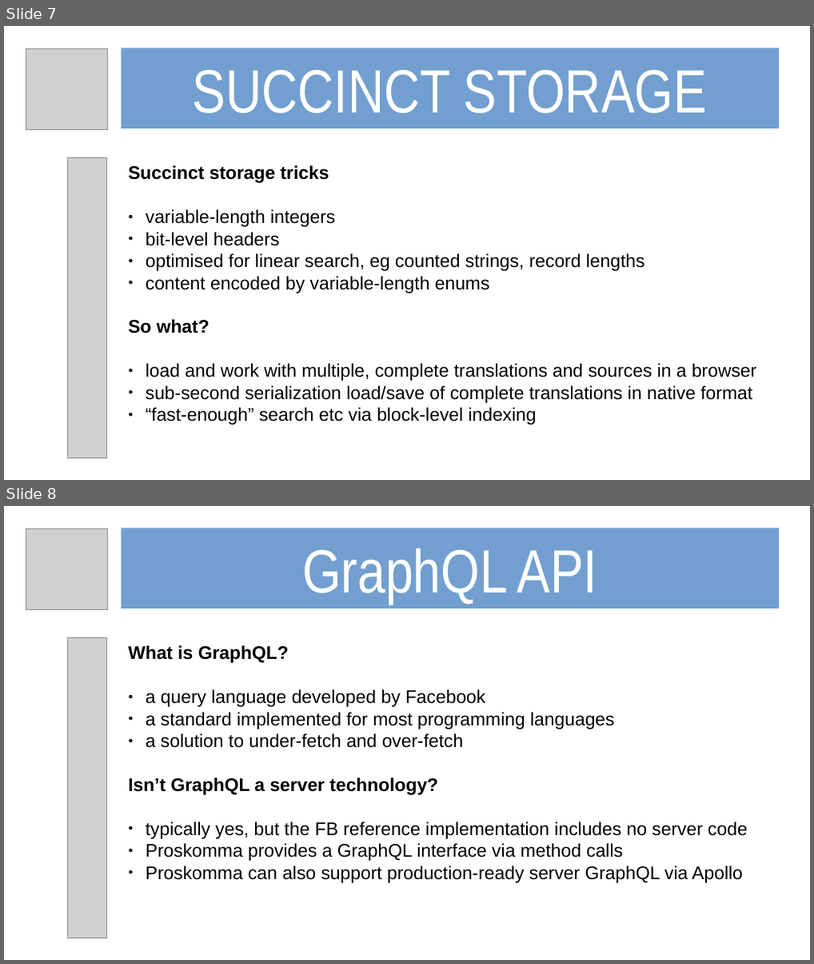
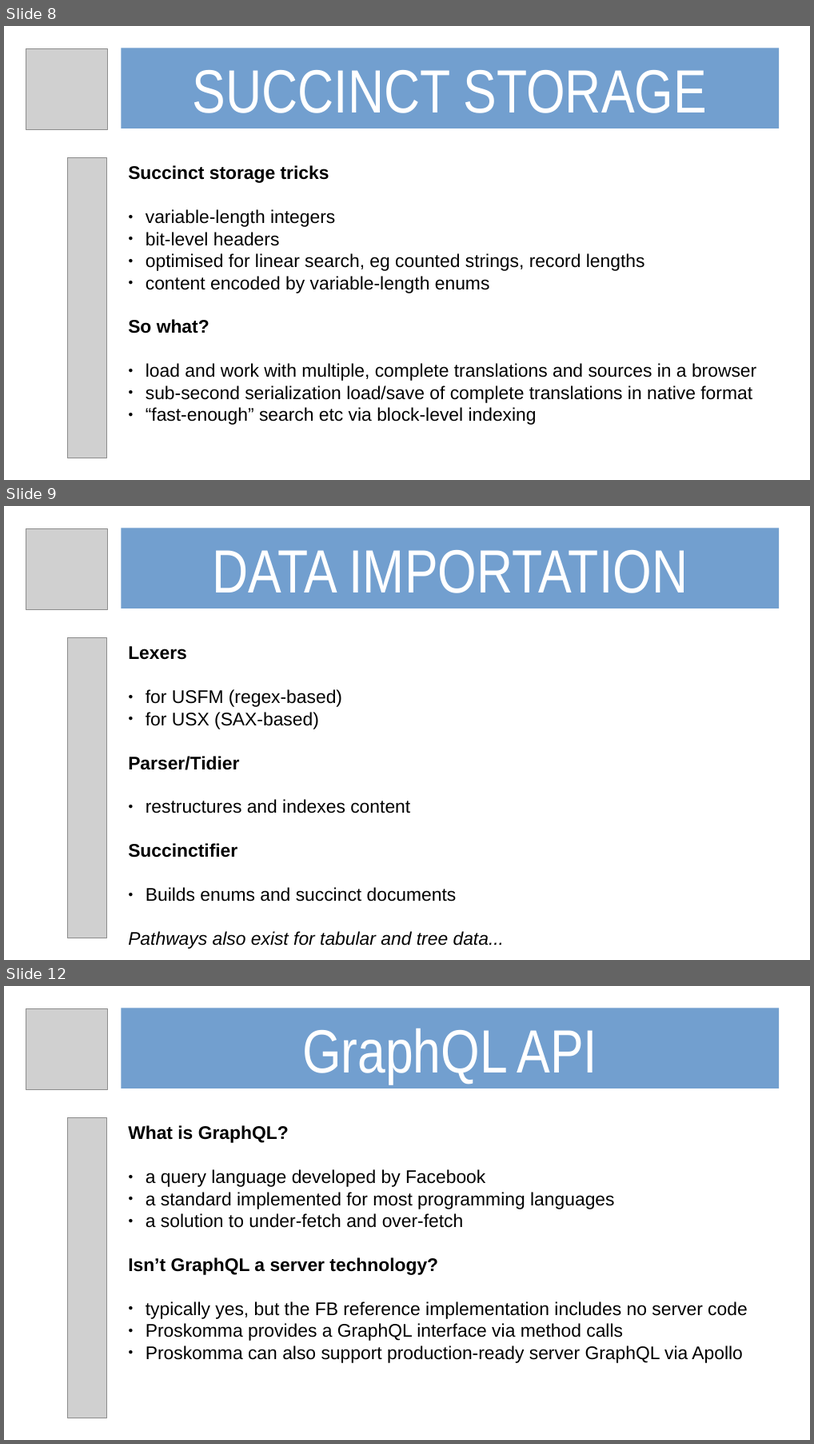
Before and after one commit to mvahowe/proskomma-js, a slide deck: docs/proskomma_101_slideshow.odp. Shown one above the other, each under a label of ours: slides 7 and 8 before the commit, slides 8, 9 and 12 after it; the slides between them are not shown. The pictures are 814x964 and 814x1444 pixels, drawn with LibreOffice and Linux fonts; fonts in the diff are those of the drawing; grey boxes stand for pictures. Boxes give left, top, right and bottom in pixels: in the first picture for what was removed or moved away, otherwise in the second. Text is boxed around its words. In the diff, an @@ line names an element or a change of style, - is before the commit and + after.

```diff
--- a/docs/proskomma_101_slideshow.odp
+++ b/docs/proskomma_101_slideshow.odp
@@ slide 9 added at [4,506,810,960], background #FFFFFF @@
@@ picture added at [26,528,108,610] @@
@@ rectangle added at [121,528,780,608], fill #729FCF, 60 pt, text #FFFFFF @@
+DATA IMPORTATION
@@ picture added at [68,638,106,938] @@
@@ text added at [128,646,504,948], 18 pt, text #000000 @@
+Lexers
+● for USFM (regex-based)
+● for USX (SAX-based)
+Parser/Tidier
+● restructures and indexes content
+Succinctifier
+● Builds enums and succinct documents
+Pathways also exist for tabular and tree data...
@@ what was slide 7 is now slide 8 @@
@@ what was slide 8 is now slide 12 @@
```
Also in this commit, not shown: 3 slides changed, 6 other slides added, 1 other file.
